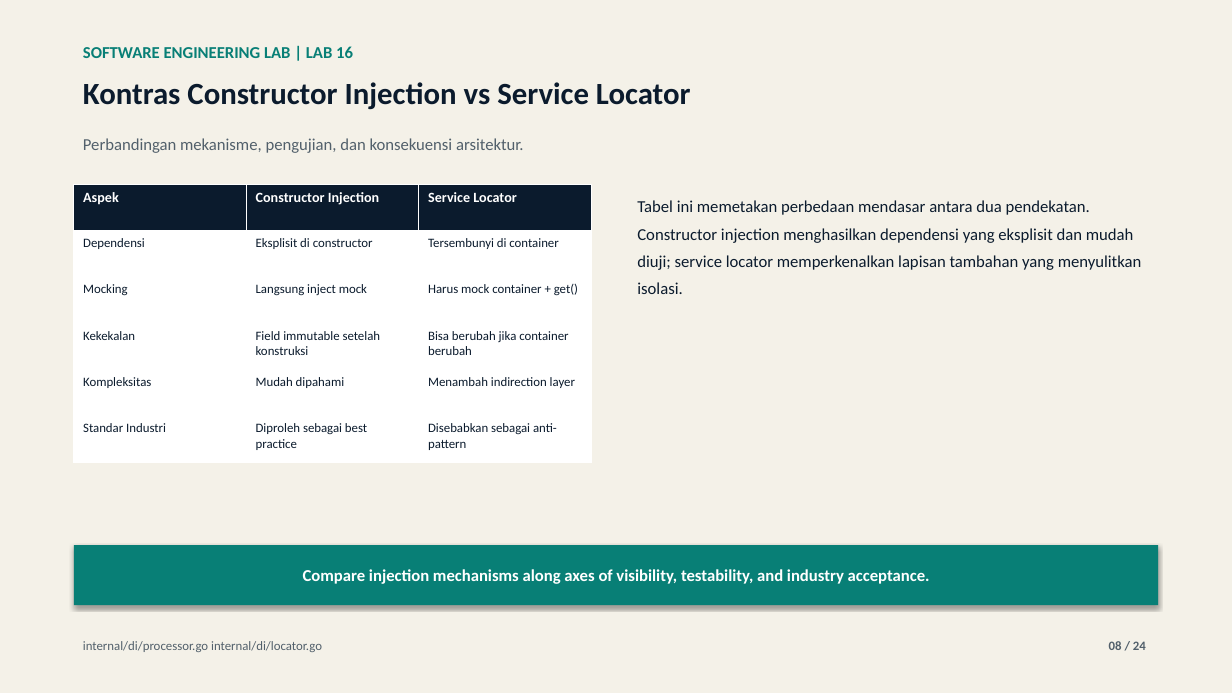
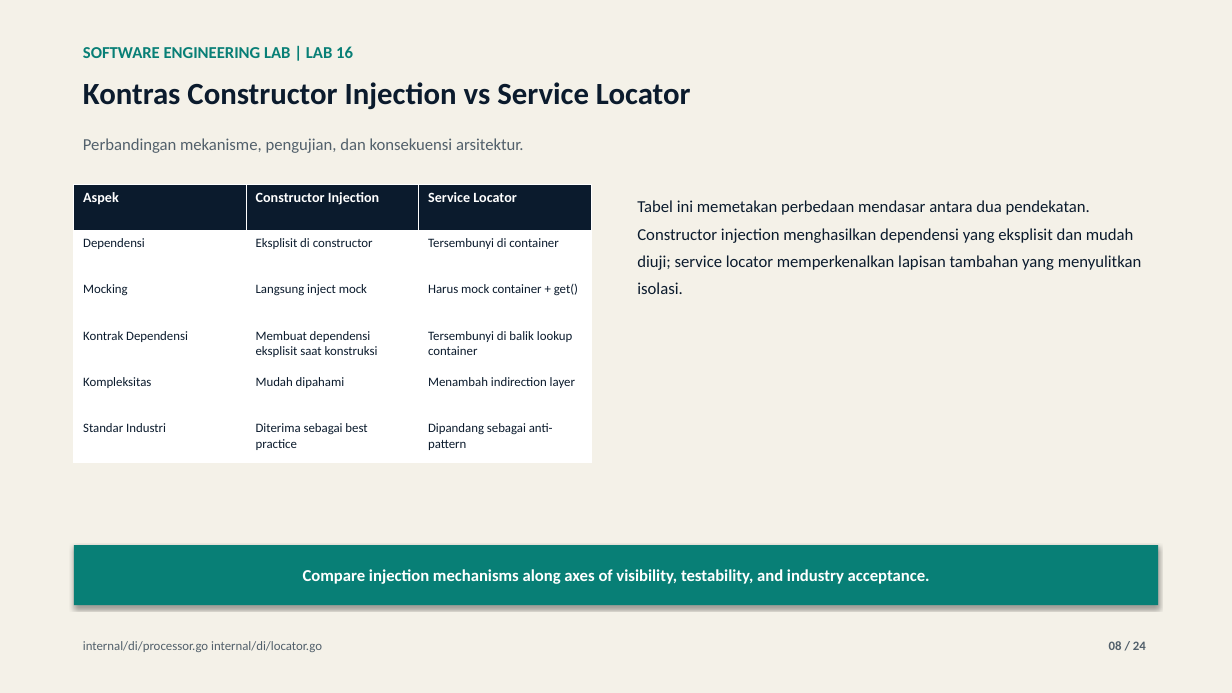
Before and after one commit to lukman-ss/software-engineering-lab, a slide deck: slide 8 of labs/16-dependency-injection/result/linkedin/lab-16-dependency-injection-carousel.pptx. Drawn at 1232x693 pixels with LibreOffice and Linux fonts; fonts in the diff are those of the drawing. Boxes give left, top, right and bottom in pixels: in the first picture for what was removed or moved away, otherwise in the second. Text is boxed around its words. In the diff, an @@ line names an element or a change of style, - is before the commit and + after.

```diff
--- a/labs/16-dependency-injection/result/linkedin/lab-16-dependency-injection-carousel.pptx
+++ b/labs/16-dependency-injection/result/linkedin/lab-16-dependency-injection-carousel.pptx
@@ table at [74,185,592,462] @@
-row 4: Kekekalan | Field immutable setelah konstruksi | Bisa berubah jika container berubah
+row 4: Kontrak Dependensi | Membuat dependensi eksplisit saat konstruksi | Tersembunyi di balik lookup container
-row 6, column 2: Diproleh sebagai best practice
+row 6, column 2: Diterima sebagai best practice
-row 6, column 3: Disebabkan sebagai anti-pattern
+row 6, column 3: Dipandang sebagai anti-pattern
```
Also in this commit, not shown: 10 other slides changed, 34 other files.
